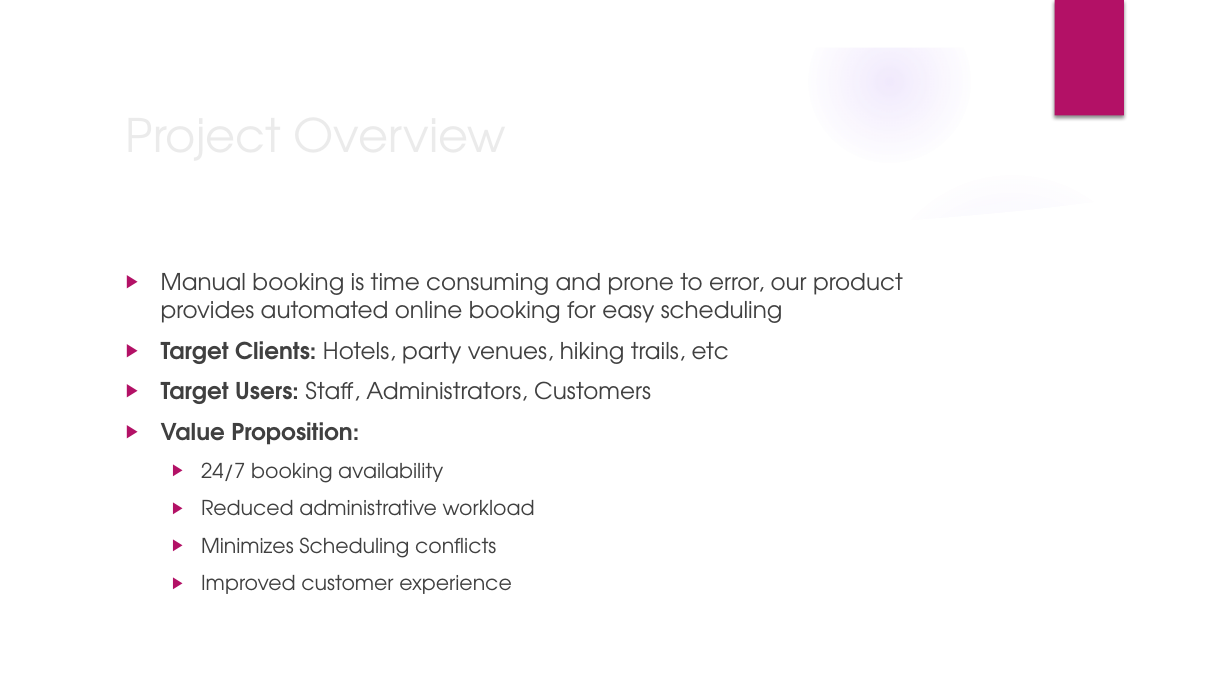
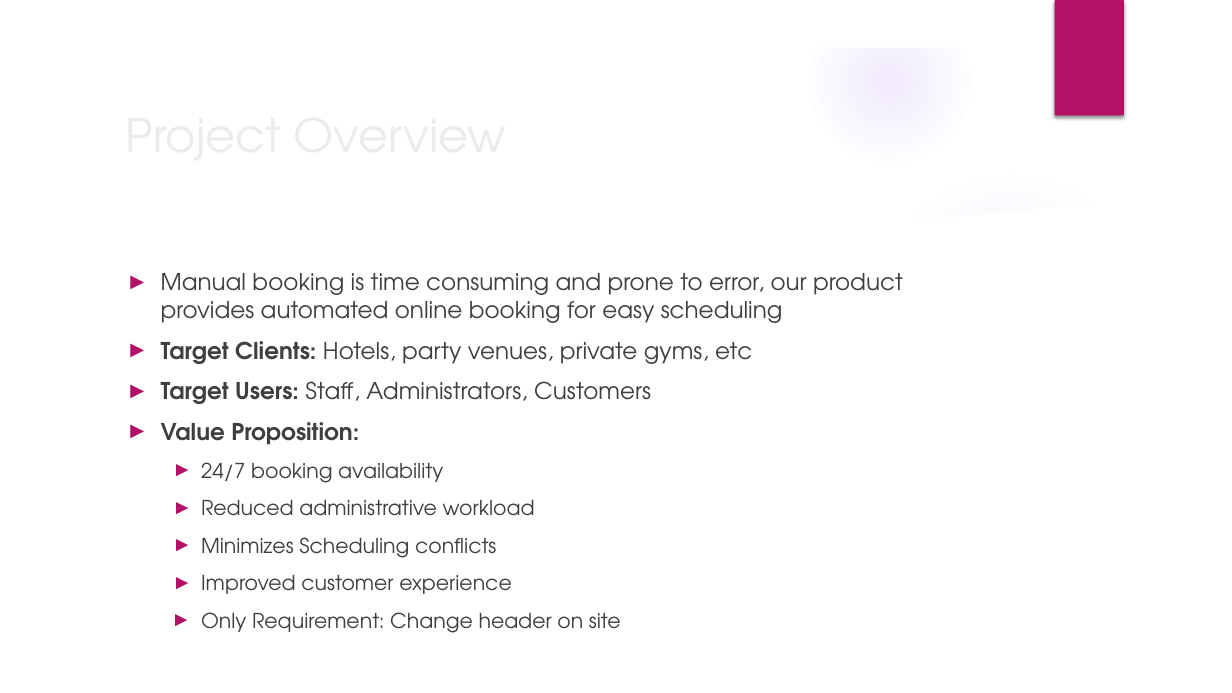
Before and after one commit to SamHdevstuff/COSC213---Final-Project, a slide deck: slide 3 of presentationMaterial/Presentation.pptx. Drawn at 1232x693 pixels with LibreOffice and Linux fonts; fonts in the diff are those of the drawing; background and template pictures are left out. Boxes give left, top, right and bottom in pixels: in the first picture for what was removed or moved away, otherwise in the second. Text is boxed around its words. In the diff, an @@ line names an element or a change of style, - is before the commit and + after.

```diff
--- a/presentationMaterial/Presentation.pptx
+++ b/presentationMaterial/Presentation.pptx
@@ text at [161, 273, 903, 594]: text colour #404040 to #3F3F3F in "Manual booking is time consuming and prone ...", "Target Users: Staff, Administrators, Customers", "Value Proposition:", "24/7 booking availability" and 3 more places; bullet ▶ to ►; less space between paragraphs @@
@@ text at [161, 341, 752, 364]: text changed; text colour #404040 to #3F3F3F @@
-▶ Target Clients: Hotels, party venues, hiking trails, etc
+► Target Clients: Hotels, party venues, private gyms, etc
@@ text at [201, 612, 621, 633]: paragraph added @@
+  ► Only Requirement: Change header on site
```
Also in this commit, not shown: 9 other slides changed.
